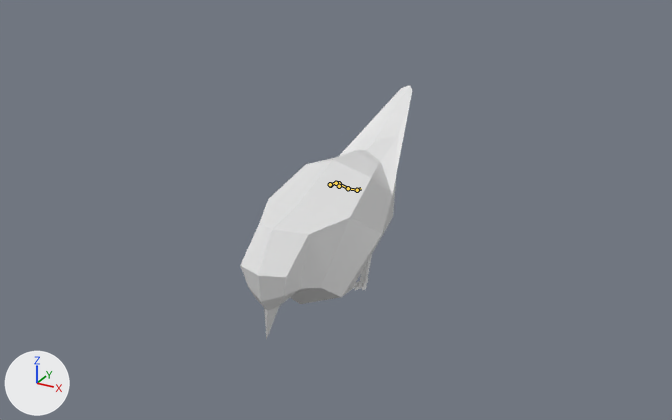
The FBX model Assets/Models/Birb/Birb.fbx as it was, and as the next commit left it.
Before and after are seen from a 50 mm lens placed at (3.41, -6.26, 3.75), pointed at (-0.02, -0.02, 0.63). The axes (+X, +Y, +Z) are drawn at lower left. The lights are the same throughout. Both versions are drawn at frame 10 of the action 'Bird|Peck'; the numbers are the values there. The bones that change are drawn over the model as lines.

The first picture shows 'Body'.
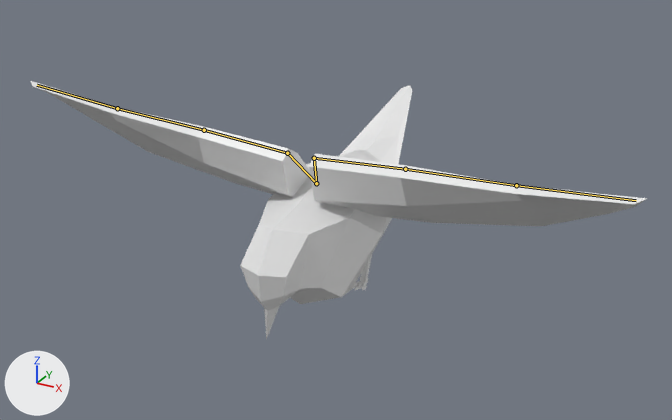
Changed parts and their boxes (x1, y1, x2, y2) in the pictures (672 x 420 px):
```json
{"object": "Wings Mesh", "change": "posed", "after": [31, 81, 647, 226], "on screen": "not visible before"}
{"bone": "Left Wing", "before": "(339, 186) to (339, 183)", "after": "(316, 183) to (314, 158)"}
{"bone": "Left Wing.001", "before": "(339, 183) to (348, 188)", "after": "(314, 158) to (405, 169)"}
{"bone": "Left Wing.002", "before": "(348, 188) to (357, 190)", "after": "(405, 169) to (516, 185)"}
{"bone": "Left Wing.003", "before": "(357, 190) to (361, 188)", "after": "(516, 185) to (636, 200)"}
{"bone": "Right Wing", "before": "(339, 186) to (336, 183)", "after": "(316, 183) to (287, 153)"}
{"bone": "Right Wing.001", "before": "(336, 183) to (330, 185)", "after": "(287, 153) to (204, 130)"}
{"bone": "Right Wing.002", "before": "(330, 185) to (330, 184)", "after": "(204, 130) to (117, 108)"}
{"bone": "Right Wing.003", "before": "(330, 184) to (335, 183)", "after": "(117, 108) to (37, 85)"}
```

The change, as JSON lines over the scene's bpy script:
```json
{"block": "bone_left_wing", "where": "bone_left_wing = bpy.data.objects['Bird'].pose.bones['Left Wing']"}
{"op": "set", "path": "bone_left_wing.location", "old": "(0.0, 0.0, 0.0)", "new": "(-0.05, 0.33, 0.22)"}
{"op": "set", "path": "bone_left_wing.scale", "old": "(0.11, 0.11, 0.11)", "new": "(1.0, 1.0, 1.0)"}
{"block": "bone_left_wing_001", "where": "bone_left_wing_001 = bpy.data.objects['Bird'].pose.bones['Left Wing.001']  # child of 'Left Wing'"}
{"op": "set", "path": "bone_left_wing_001.rotation_quaternion", "old": "(0.92, -0.14, 0.137, -0.34)", "new": "(1.0, 0.0, 0.0, -0.016)", "note": "degrees (-21, 9, -42) -> degrees (0, 0, -2)"}
{"block": "bone_left_wing_002", "where": "bone_left_wing_002 = bpy.data.objects['Bird'].pose.bones['Left Wing.002']  # child of 'Left Wing.001'"}
{"op": "set", "path": "bone_left_wing_002.rotation_quaternion", "old": "(0.936, -0.273, 0.142, -0.172)", "new": "(0.994, 0.012, 0.085, -0.064)", "note": "degrees (-35, 10, -24) -> degrees (1, 10, -7)"}
{"block": "bone_left_wing_003", "where": "bone_left_wing_003 = bpy.data.objects['Bird'].pose.bones['Left Wing.003']  # child of 'Left Wing.002'"}
{"op": "set", "path": "bone_left_wing_003.rotation_quaternion", "old": "(0.951, -0.209, 0.146, -0.172)", "new": "(0.989, 0.006, 0.114, 0.098)", "note": "degrees (-27, 12, -23) -> degrees (2, 13, 12)"}
{"block": "bone_right_wing", "where": "bone_right_wing = bpy.data.objects['Bird'].pose.bones['Right Wing']"}
{"op": "set", "path": "bone_right_wing.location", "old": "(0.0, 0.0, 0.0)", "new": "(-0.22, 0.33, 0.05)"}
{"op": "set", "path": "bone_right_wing.scale", "old": "(0.11, 0.11, 0.11)", "new": "(1.0, 1.0, 1.0)"}
{"block": "bone_right_wing_001", "where": "bone_right_wing_001 = bpy.data.objects['Bird'].pose.bones['Right Wing.001']  # child of 'Right Wing'"}
{"op": "set", "path": "bone_right_wing_001.rotation_quaternion", "old": "(0.92, -0.139, -0.137, 0.339)", "new": "(1.0, 0.0, 0.0, 0.013)", "note": "degrees (-21, -9, 42) -> degrees (0, 0, 2)"}
{"block": "bone_right_wing_002", "where": "bone_right_wing_002 = bpy.data.objects['Bird'].pose.bones['Right Wing.002']  # child of 'Right Wing.001'"}
{"op": "set", "path": "bone_right_wing_002.rotation_quaternion", "old": "(0.936, -0.273, -0.142, 0.172)", "new": "(0.997, 0.006, -0.042, 0.063)", "note": "degrees (-35, -10, 24) -> degrees (0, -5, 7)"}
{"block": "bone_right_wing_003", "where": "bone_right_wing_003 = bpy.data.objects['Bird'].pose.bones['Right Wing.003']  # child of 'Right Wing.002'"}
{"op": "set", "path": "bone_right_wing_003.rotation_quaternion", "old": "(0.951, -0.209, -0.147, 0.172)", "new": "(0.992, 0.008, -0.075, -0.102)", "note": "degrees (-27, -12, 23) -> degrees (2, -8, -12)"}
```
